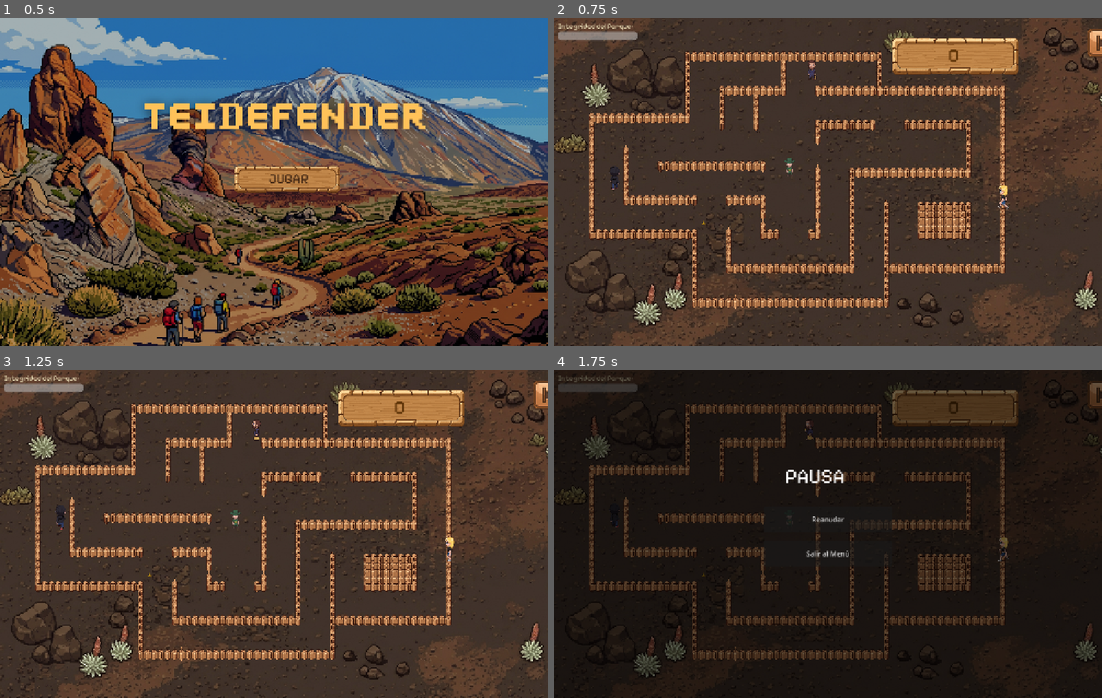
Above: before the commit, frames 1-4 (two rows, left to right).
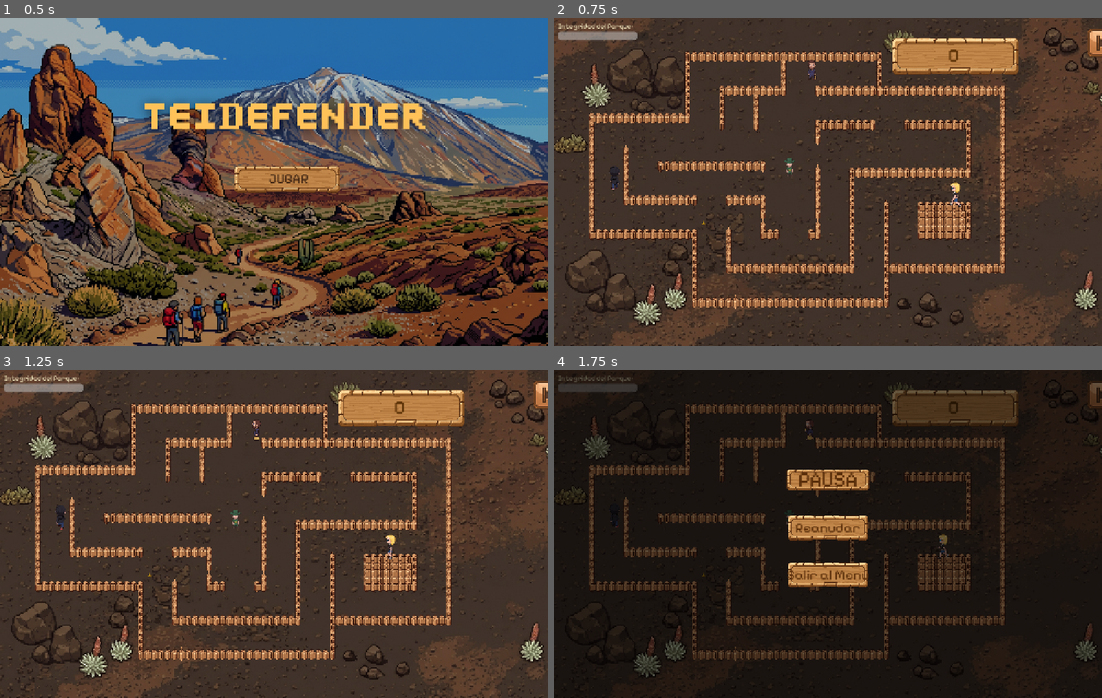
Above: after the commit, the same moments.

Repository: kiaramaldonado/teidefender
Game: Godot game, scene res://escenas/MenuPrincipal.tscn
Same seed, same stepped clock (60 frames per second), same inputs: the game is played once before the commit and once after it. Sound files missing from this copy of the repository are replaced by a short silence.
Inputs (mouse positions are in pixels of both pictures, inside the frame that each line leads up to):
- Up to frame 1 (0.5 s): no input
- Up to frame 2 (0.75 s): click "JUGAR" at 0.5 s
- Up to frame 3 (1.25 s): no input
- Up to frame 4 (1.75 s): click (1101, 396) at 1.25 s

Frame 1 is identical in both runs. In frame 2, 0.2% of the frame differs, in the area x 72-83%, y 50-59%; in frame 3, 0.1%; in frame 4, 3.5%, in the area x 38-83%, y 30-67%.

Commit message:
fix(ui): redesign game over screen and pause menu

Diff:
--- a/escenas/GameOver.tscn
+++ b/escenas/GameOver.tscn
@@ -3,16 +3,15 @@
 [ext_resource type="Script" uid="uid://gameover02tdf" path="res://scripts/GameOver.gd" id="1_gover"]
 [ext_resource type="FontFile" uid="uid://wkjyh32ntvxp" path="res://fuentes/PixelifySans-VariableFont_wght.ttf" id="2_gover"]
 [ext_resource type="AudioStream" uid="uid://go_sound_tdf1" path="res://sonidos/game_over.mp3" id="3_gover"]
+[ext_resource type="Texture2D" uid="uid://dd8yjt2h40qye" path="res://fondos/main_background.png" id="4_gover"]
+[ext_resource type="Texture2D" uid="uid://c51dky78d14vk" path="res://sprites/ui/point_banner.png" id="5_gover"]
 
-[sub_resource type="LabelSettings" id="LabelSettings_go1"]
-font = ExtResource("2_gover")
-font_size = 64
-font_color = Color(0.9, 0.1, 0.1, 1)
-
-[sub_resource type="LabelSettings" id="LabelSettings_go2"]
-font = ExtResource("2_gover")
-font_size = 28
-font_color = Color(1, 1, 1, 1)
+[sub_resource type="StyleBoxTexture" id="StyleBoxTexture_btn"]
+texture = ExtResource("5_gover")
+texture_margin_left = 20.0
+texture_margin_right = 20.0
+texture_margin_top = 10.0
+texture_margin_bottom = 10.0
 
 [node name="Control" type="Control" unique_id=550000001]
 layout_mode = 3
@@ -23,44 +22,63 @@
 grow_vertical = 2
 script = ExtResource("1_gover")
 
-[node name="Fondo" type="ColorRect" parent="." unique_id=550000002]
-offset_left = 0.0
-offset_top = 0.0
-offset_right = 1280.0
-offset_bottom = 768.0
-color = Color(0.05, 0.05, 0.1, 1)
+[node name="Fondo" type="TextureRect" parent="." unique_id=550000002]
+layout_mode = 1
+anchors_preset = 15
+anchor_right = 1.0
+anchor_bottom = 1.0
+texture = ExtResource("4_gover")
+expand_mode = 1
+stretch_mode = 6
+
+[node name="PanelTitulo" type="TextureRect" parent="." unique_id=550000008]
+offset_left = 390.0
+offset_top = 30.0
+offset_right = 890.0
+offset_bottom = 110.0
+texture = ExtResource("5_gover")
+expand_mode = 1
+stretch_mode = 6
 
 [node name="TituloGameOver" type="Label" parent="." unique_id=550000003]
-offset_left = 340.0
-offset_top = 200.0
-offset_right = 940.0
-offset_bottom = 290.0
+offset_left = 390.0
+offset_top = 30.0
+offset_right = 890.0
+offset_bottom = 110.0
 text = "¡GAME OVER!"
-label_settings = SubResource("LabelSettings_go1")
 horizontal_alignment = 1
-
-[node name="SubtituloGameOver" type="Label" parent="." unique_id=550000004]
-offset_left = 300.0
-offset_top = 310.0
-offset_right = 980.0
-offset_bottom = 360.0
-text = "El Parque Nacional del Teide te necesita..."
-label_settings = SubResource("LabelSettings_go2")
-horizontal_alignment = 1
+vertical_alignment = 1
+theme_override_fonts/font = ExtResource("2_gover")
+theme_override_font_sizes/font_size = 48
+theme_override_colors/font_color = Color(0.35, 0.18, 0.04, 1)
 
 [node name="BotonReiniciar" type="Button" parent="." unique_id=550000005]
-offset_left = 440.0
-offset_top = 420.0
-offset_right = 840.0
-offset_bottom = 490.0
-text = "Volver a intentarlo"
+offset_left = 390.0
+offset_top = 300.0
+offset_right = 890.0
+offset_bottom = 400.0
+text = "REINICIAR"
+theme_override_styles/normal = SubResource("StyleBoxTexture_btn")
+theme_override_styles/hover = SubResource("StyleBoxTexture_btn")
+theme_override_styles/pressed = SubResource("StyleBoxTexture_btn")
+theme_override_styles/focus = SubResource("StyleBoxTexture_btn")
+theme_override_fonts/font = ExtResource("2_gover")
+theme_override_font_sizes/font_size = 36
+theme_override_colors/font_color = Color(0.35, 0.18, 0.04, 1)
 
 [node name="BotonSalir" type="Button" parent="." unique_id=550000006]
-offset_left = 440.0
-offset_top = 510.0
-offset_right = 840.0
-offset_bottom = 580.0
-text = "Salir al Menú Principal"
+offset_left = 390.0
+offset_top = 430.0
+offset_right = 890.0
+offset_bottom = 530.0
+text = "SALIR"
+theme_override_styles/normal = SubResource("StyleBoxTexture_btn")
+theme_override_styles/hover = SubResource("StyleBoxTexture_btn")
+theme_override_styles/pressed = SubResource("StyleBoxTexture_btn")
+theme_override_styles/focus = SubResource("StyleBoxTexture_btn")
+theme_override_fonts/font = ExtResource("2_gover")
+theme_override_font_sizes/font_size = 36
+theme_override_colors/font_color = Color(0.35, 0.18, 0.04, 1)
 
 [node name="SonidoGameOver" type="AudioStreamPlayer" parent="." unique_id=550000007]
 stream = ExtResource("3_gover")
--- a/escenas/Mundo.tscn
+++ b/escenas/Mundo.tscn
@@ -80,6 +80,13 @@
 font_size = 18
 font_color = Color(1, 0.85, 0.2, 1)
 
+[sub_resource type="StyleBoxTexture" id="StyleBoxTexture_pausa"]
+texture = ExtResource("5_hb7ua")
+texture_margin_left = 20.0
+texture_margin_right = 20.0
+texture_margin_top = 10.0
+texture_margin_bottom = 10.0
+
 [node name="Node2D" type="Node2D" unique_id=585555696]
 script = ExtResource("1_ypkjc")
 
@@ -98,7 +105,7 @@
 position = Vector2(160, 380)
 
 [node name="Spencer" parent="." unique_id=441000002 instance=ExtResource("9_spnc")]
-position = Vector2(1050, 420)
+position = Vector2(950, 420)
 
 [node name="Homero" parent="." unique_id=441000003 instance=ExtResource("10_hmro")]
 position = Vector2(600, 100)
@@ -194,24 +201,51 @@
 offset_bottom = 768.0
 color = Color(0, 0, 0, 0.6)
 
+[node name="PanelTituloPausa" type="TextureRect" parent="HUD/MenuPausa" unique_id=441000030]
+offset_left = 490.0
+offset_top = 220.0
+offset_right = 790.0
+offset_bottom = 295.0
+texture = ExtResource("5_hb7ua")
+expand_mode = 1
+stretch_mode = 6
+
 [node name="TituloPausa" type="Label" parent="HUD/MenuPausa" unique_id=441000027]
-offset_left = 540.0
+offset_left = 490.0
 offset_top = 220.0
-offset_right = 740.0
-offset_bottom = 290.0
+offset_right = 790.0
+offset_bottom = 295.0
 text = "PAUSA"
-label_settings = SubResource("LabelSettings_pausa")
+horizontal_alignment = 1
+vertical_alignment = 1
+theme_override_fonts/font = ExtResource("6_ha0k1")
+theme_override_font_sizes/font_size = 48
+theme_override_colors/font_color = Color(0.35, 0.18, 0.04, 1)
 
 [node name="BotonReanudar" type="Button" parent="HUD/MenuPausa" unique_id=441000028]
 offset_left = 490.0
-offset_top = 320.0
-offset_right = 790.0
-offset_bottom = 380.0
+offset_top = 325.0
+offset_right = 790.0
+offset_bottom = 415.0
 text = "Reanudar"
+theme_override_styles/normal = SubResource("StyleBoxTexture_pausa")
+theme_override_styles/hover = SubResource("StyleBoxTexture_pausa")
+theme_override_styles/pressed = SubResource("StyleBoxTexture_pausa")
+theme_override_styles/focus = SubResource("StyleBoxTexture_pausa")
+theme_override_fonts/font = ExtResource("6_ha0k1")
+theme_override_font_sizes/font_size = 32
+theme_override_colors/font_color = Color(0.35, 0.18, 0.04, 1)
 
 [node name="BotonSalir" type="Button" parent="HUD/MenuPausa" unique_id=441000029]
 offset_left = 490.0
-offset_top = 400.0
-offset_right = 790.0
-offset_bottom = 460.0
+offset_top = 435.0
+offset_right = 790.0
+offset_bottom = 525.0
 text = "Salir al Menú"
+theme_override_styles/normal = SubResource("StyleBoxTexture_pausa")
+theme_override_styles/hover = SubResource("StyleBoxTexture_pausa")
+theme_override_styles/pressed = SubResource("StyleBoxTexture_pausa")
+theme_override_styles/focus = SubResource("StyleBoxTexture_pausa")
+theme_override_fonts/font = ExtResource("6_ha0k1")
+theme_override_font_sizes/font_size = 32
+theme_override_colors/font_color = Color(0.35, 0.18, 0.04, 1)
